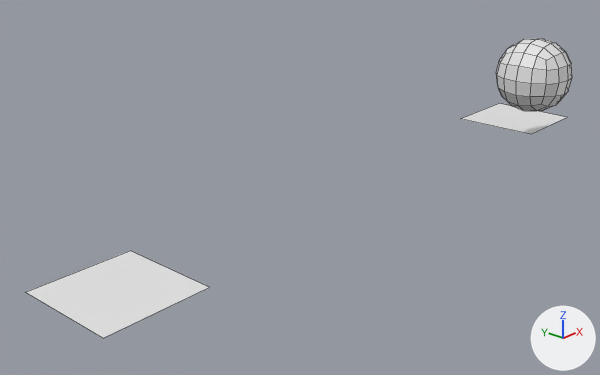
Two versions of the Blender file Modeling/GeometryNodes/Tutorial/Tutor06.blend, one commit apart.
Rendered twice from a camera (50 mm lens) standing at (1.51, -9.77, 6.17) and looking at (13.04, 0.52, 0.18). The axes (+X, +Y, +Z) are drawn at lower right. The lights are the same throughout. Mesh edges are drawn as thin lines.

The older version as bpy lines, for what is in view:
```python
me_cube_002 = bpy.data.meshes.new('Cube.002')
me_cube_002.from_pydata(...)  # a box spanning x -1.0..1.0, y -1.0..1.0, z -1.0..1.0
me_plane = bpy.data.meshes.new('Plane')
me_plane.from_pydata([(-1.0, -1.0, 0.0), (1.0, -1.0, 0.0), (-1.0, 1.0, 0.0), (1.0, 1.0, 0.0)], [], [(0, 1, 3, 2)])
me_plane_003 = bpy.data.meshes.new('Plane.003')
me_plane_003.from_pydata([(-1.0, -1.0, 0.0), (1.0, -1.0, 0.0), (-1.0, 1.0, 0.0), (1.0, 1.0, 0.0)], [], [(0, 1, 3, 2)])
ob_cube_002 = bpy.data.objects.new('Cube.002', me_cube_002)
ob_cube_002.location = (19.21, -1.22, 1.63)
_m = ob_cube_002.modifiers.new('Subdivision', 'SUBSURF')
_m.levels = 2
ob_plane = bpy.data.objects.new('Plane', me_plane)
ob_plane.location = (8.21, 0.0, 0.0)
ob_plane_001 = bpy.data.objects.new('Plane.001', me_plane_003)
ob_plane_001.location = (20.84, 0.0, 0.0)
```
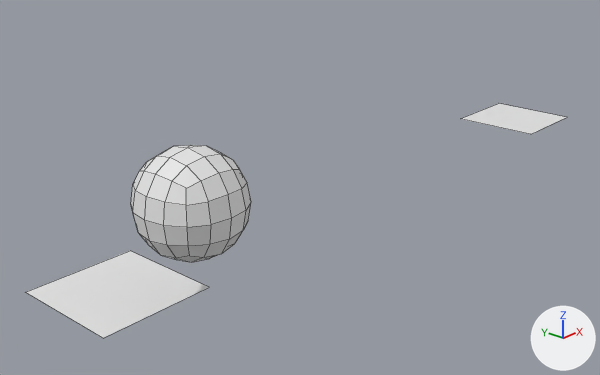
Pixel boxes [x1, y1, x2, y2] of what changed, in the pictures (600 x 375 px):
```json
{"object": "Cube.002", "change": "moved", "before": [496, 39, 572, 111], "after": [131, 145, 251, 262]}
```

The change, as JSON lines over the scene's bpy script:
```json
{"op": "set", "path": "ob_cube_002.location", "old": "(19.21, -1.22, 1.63)", "new": "(8.74, -1.22, 1.63)"}
```
